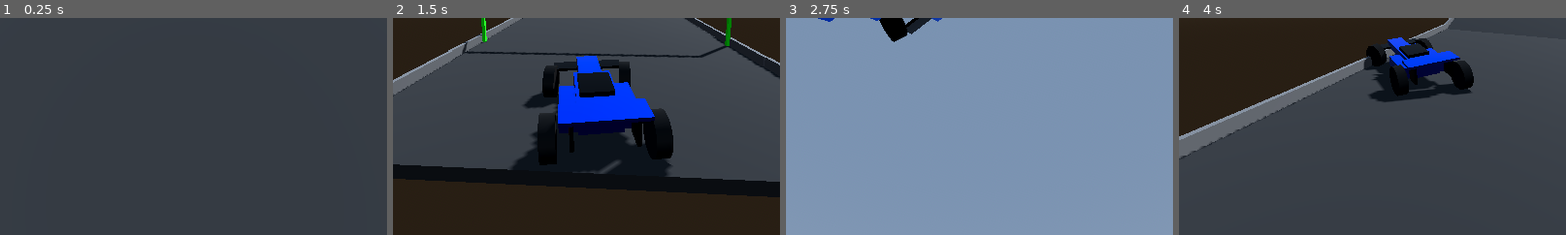
Above: before the commit, frames 1-4 (left to right).
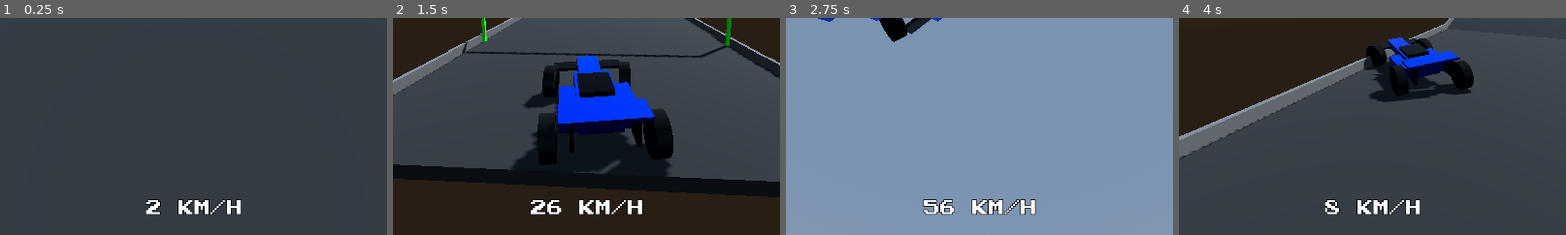
Above: after the commit, the same moments.

Repository: JosePedroDias/godot-trial-maniac
Game: Godot game, scene res://scenes/track1.tscn
Same seed, same stepped clock (60 frames per second), same inputs: the game is played once before the commit and once after it.
Inputs:
- Up to frame 1 (0.25 s): no input
- Up to frame 2 (1.5 s): hold Right (ui_right) 0.53-1.28 s; hold T 0.53-1.28 s; hold Down (ui_down) from 1.28 s (still down); tap 1 at 1.35 s
- Up to frame 3 (2.75 s): release Down (ui_down) at 2.03 s; hold Right (ui_right) from 2.03 s (still down); hold 0 from 2.03 s (still down)
- Up to frame 4 (4 s): release Right (ui_right) at 2.78 s; release 0 at 2.78 s; hold Up (ui_up) 2.78-3.53 s; tap T at 2.85 s; hold Left (ui_left) from 3.53 s (still down); hold 1 from 3.53 s (still down)
The pictures show only the part of the screen within x 25-75%, y 50-100%; the shares and areas given below are measured in that part.

The runs differ from the first frame. In frame 1, 1.0% of the frame differs, in the area x 37-63%, y 83-91%; in frame 2, 1.1%; in frame 3, 1.3%, in the area x 35-65%, y 83-91%; in frame 4, 1.0%.

Commit message:
speedometer

Diff:
--- a/scenes/hud.tscn
+++ b/scenes/hud.tscn
@@ -17,6 +17,12 @@
 outline_color = Color(0, 0, 0, 1)
 shadow_size = 4
 shadow_color = Color(0, 0, 0, 0.5)
+
+[sub_resource type="LabelSettings" id="LabelSettings_speed"]
+font = ExtResource("2_font")
+font_size = 24
+outline_size = 4
+outline_color = Color(0, 0, 0, 1)
 
 [node name="HUD" type="CanvasLayer"]
 script = ExtResource("1_ahhtf")
@@ -40,6 +46,23 @@
 horizontal_alignment = 1
 vertical_alignment = 1
 
+[node name="SpeedLabel" type="Label" parent="Control"]
+layout_mode = 1
+anchors_preset = 7
+anchor_left = 0.5
+anchor_top = 1.0
+anchor_right = 0.5
+anchor_bottom = 1.0
+offset_left = -200.0
+offset_top = -80.0
+offset_right = 200.0
+grow_horizontal = 2
+grow_vertical = 0
+text = "0 KM/H"
+label_settings = SubResource("LabelSettings_speed")
+horizontal_alignment = 1
+vertical_alignment = 1
+
 [node name="FinishLabel" type="Label" parent="Control"]
 visible = false
 layout_mode = 1
--- a/scripts/car_controller.gd
+++ b/scripts/car_controller.gd
@@ -150,6 +150,9 @@
 
 	# Update Audio
 	var speed = linear_velocity.length()
+	if gm:
+		gm.speed_updated.emit(speed * 3.6) # Convert m/s to km/h
+
 	if engine_player and sfx_enabled:
 		engine_player.pitch_scale = 0.5 + (speed / 50.0)
 		engine_player.volume_db = -10 + clamp(speed / 10.0, 0, 10)
--- a/scripts/game_manager.gd
+++ b/scripts/game_manager.gd
@@ -10,6 +10,7 @@
 
 signal state_changed(new_state)
 signal time_updated(new_time)
+signal speed_updated(new_speed)
 signal sfx_toggled(is_enabled)
 
 func toggle_sfx():
--- a/scripts/hud.gd
+++ b/scripts/hud.gd
@@ -2,13 +2,18 @@
 
 @onready var timer_label = $Control/TimerLabel
 @onready var finish_label = $Control/FinishLabel
+@onready var speed_label = $Control/SpeedLabel
 
 func _ready():
 	var gm = get_node_or_null("/root/GameManager")
 	if gm:
 		gm.time_updated.connect(_on_time_updated)
 		gm.state_changed.connect(_on_state_changed)
+		gm.speed_updated.connect(_on_speed_updated)
 	finish_label.hide()
+
+func _on_speed_updated(speed):
+	speed_label.text = str(int(speed)) + " KM/H"
 
 func _on_time_updated(time):
 	var gm = get_node_or_null("/root/GameManager")
Not shown: 1 places in scenes/hud.tscn that only renumber resources
Not shown, changed: README.md
